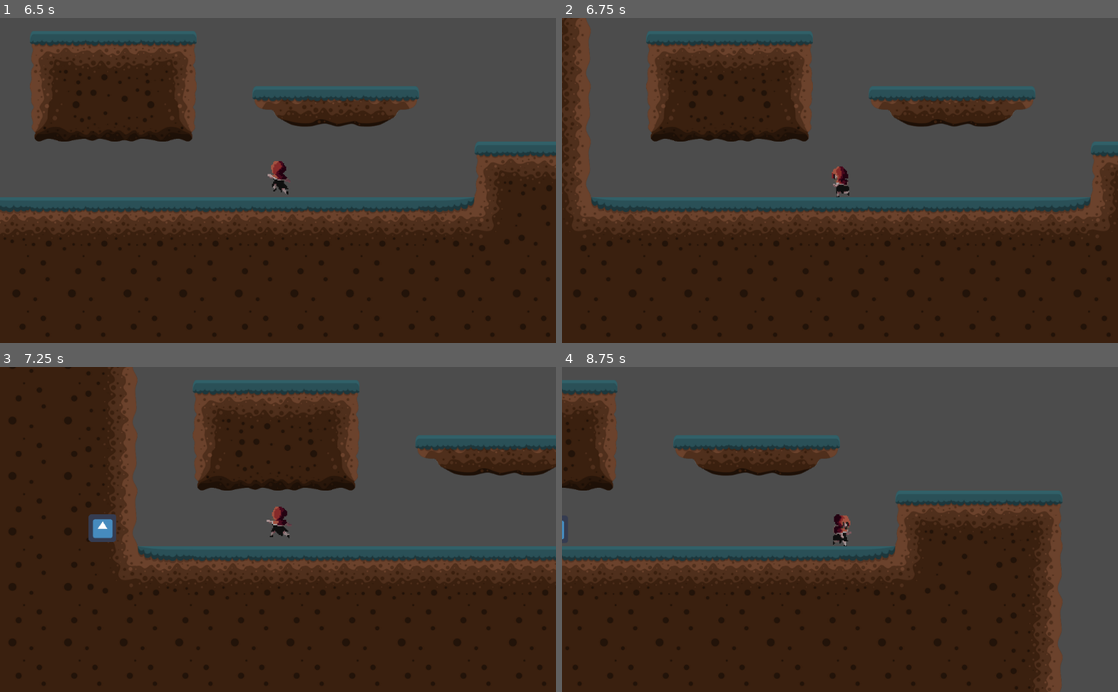
Above: before the commit, frames 1-4 (two rows, left to right).
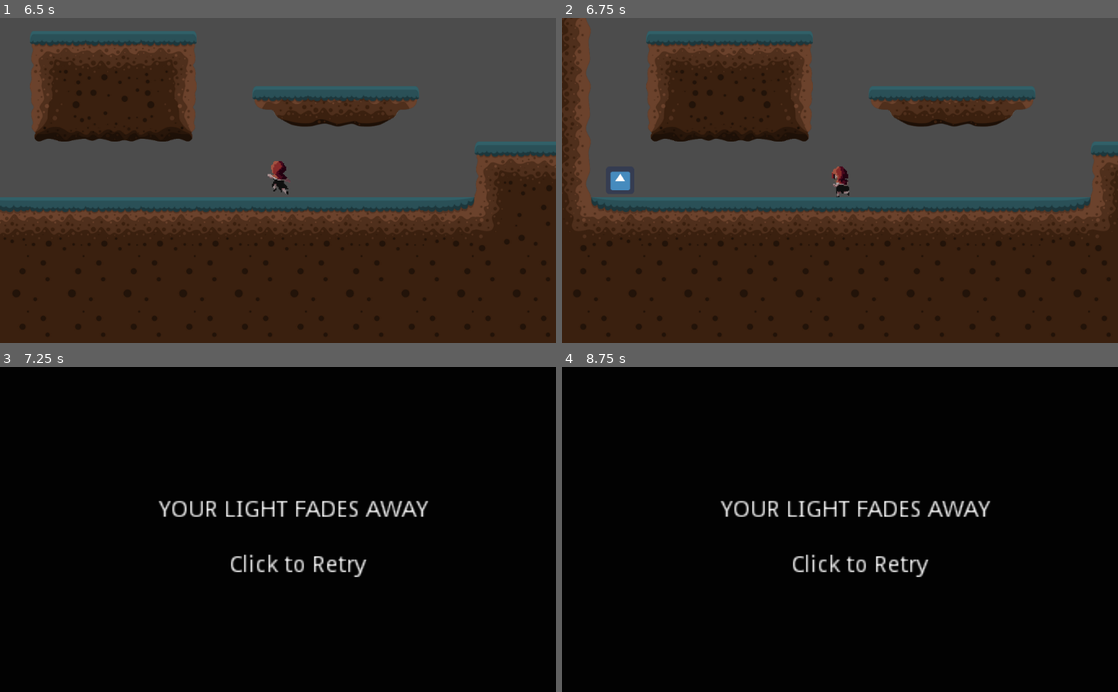
Above: after the commit, the same moments.

Repository: beldonholt/YourMum
Game: Godot game, scene res://Levels/MainLevels/LevelOne.tscn
The game is run twice, just before and just after one commit, with the same random seed, the same clock (stepped at 60 frames per second) and the same inputs. The engine's default icon, where the game draws it, is replaced by a stand-in: a white triangle on a blue panel in a dark square.
Inputs:
- Up to frame 1 (6.5 s): tap Enter at 0.5 s; hold Shift (run) 0.53-1.28 s; hold D (right) 0.53-2.03 s; tap W (jump) at 0.77, 1.52, 3.02, 3.77, 4.52, 6.02 s; tap Shift (run) every 1.5 s from 1.35 to 5.85 s; hold A (left) 2.03-2.78 s; hold Shift (run) 2.03-2.78 s; hold D (right) 2.78-4.28 s; hold Shift (run) 3.53-4.28 s; hold A (left) 4.28-5.03 s; hold D (right) 5.03-5.78 s; hold Shift (run) 5.03-5.78 s; hold A (left) from 5.78 s (still down)
- Up to frame 2 (6.75 s): keep holding A (left); hold Shift (run) from 6.53 s (still down)
- Up to frame 3 (7.25 s): keep holding A (left); keep holding Shift (run); tap W (jump) at 6.77 s
- Up to frame 4 (8.75 s): tap Enter at 7.25, 8 s; release A (left) at 7.28 s; release Shift (run) at 7.28 s; hold D (right) from 7.28 s (still down); tap Shift (run) at 7.35 s; tap W (jump) at 7.52 s; hold Shift (run) from 8.03 s (still down)

Frame 1 is identical in both runs. In frame 2, 0.2% of the frame differs, in the area x 8-13%, y 47-53%; in frame 3, 100%; in frame 4, 100%, in the area x 0-100%, y 0-100%.

Commit message:
tweaking shadowman

Diff:
--- a/Lvl 3 Main progect/BaddieThings/Shadow/ShadowMan.gd
+++ b/Lvl 3 Main progect/BaddieThings/Shadow/ShadowMan.gd
@@ -1,19 +1,11 @@
 extends Node2D
 
-var speed = 600
 var ArrayPosition = 1
-
-func _ready():
-	speed *= Global.PlayerDeaths * .5
-	if speed <= 300:
-		speed = 300
-	print(speed)
-	pass
 
 func _process(delta):
 	if Global.ShadowSpawned:
 #		print("shadow spawned")
-		global_position = global_position.move_toward(Global.PlayerPos[0], delta * speed)
+		global_position = global_position.move_toward(Global.PlayerPos[0], delta * Global.ShadowSpeed)
 		if global_position == Global.PlayerPos[0]:
 			Global.PlayerPos.pop_front()
 		pass
--- a/Lvl 3 Main progect/Global.gd
+++ b/Lvl 3 Main progect/Global.gd
@@ -5,6 +5,7 @@
 var DifficultyTweak = 0.99
 var ShadowSpawnTimer = 50
 var ShadowSpawned = false
+var ShadowSpeed = 500
 var PlayerDeaths = 0
 
 
@@ -22,6 +23,7 @@
 	print(PlayerDeaths)
 	ResetPlayerArray()
 	ShadowSpawned = false
+	ShadowSpeed += 10
 
 
 
